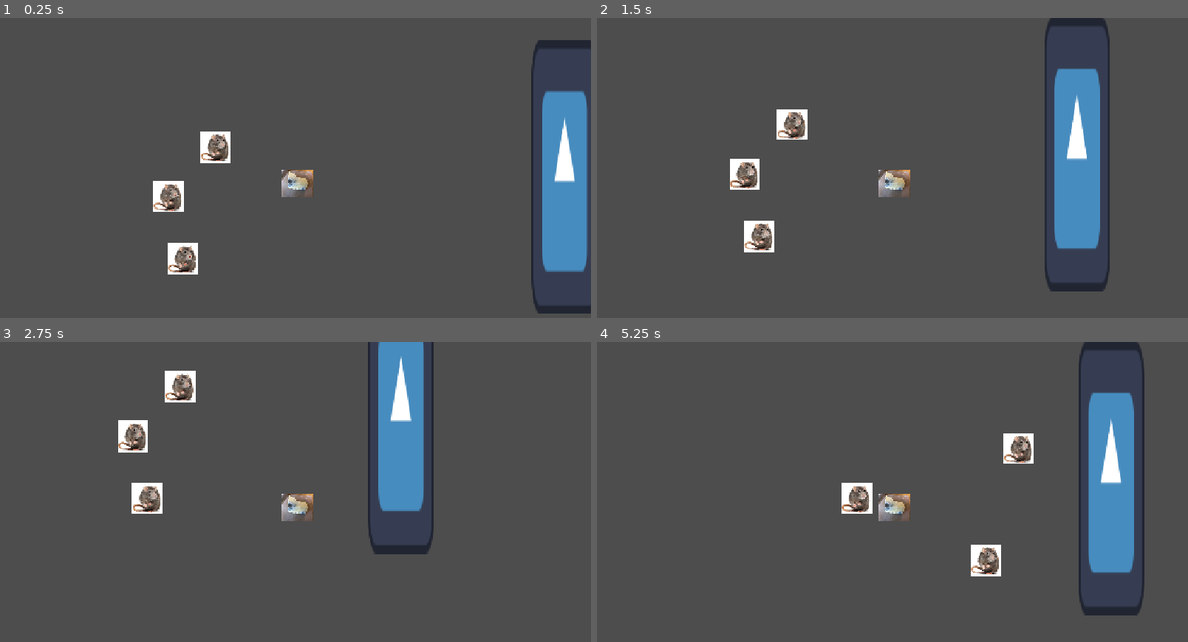
Above: before the commit, frames 1-4 (two rows, left to right).
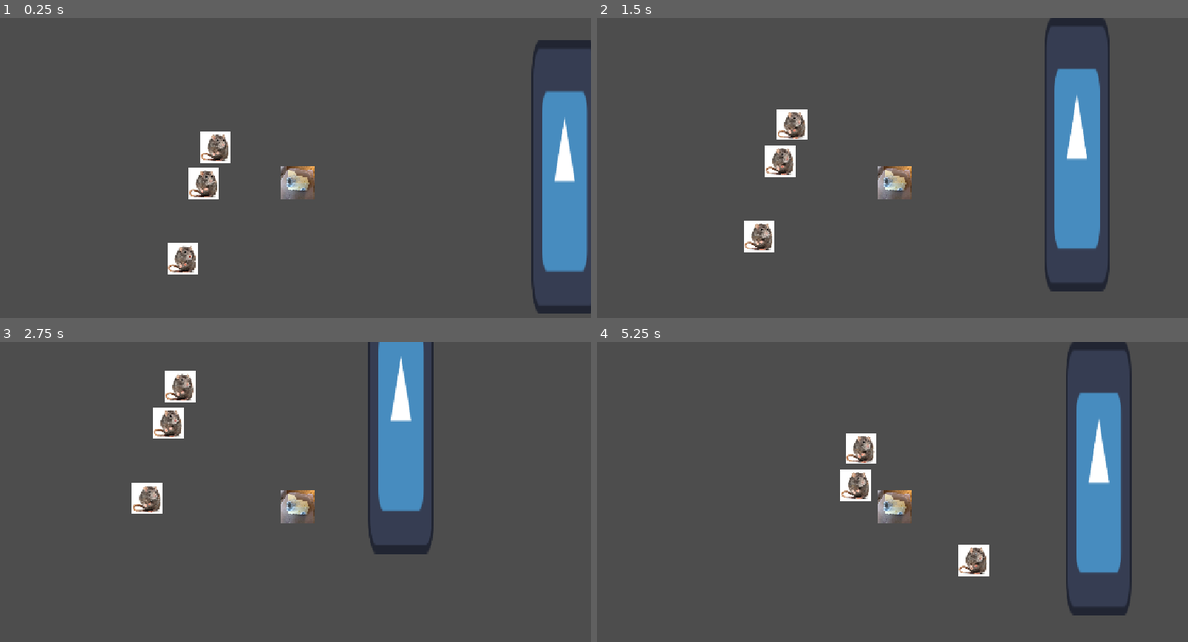
Above: after the commit, the same moments.

Repository: HargreavesJ04/TheBigCheese
Game: Godot game, scene res://Scenes/node_2d.tscn
The game is run twice, just before and just after one commit, with the same random seed, the same clock (stepped at 60 frames per second) and the same inputs. The engine's default icon, where the game draws it, is replaced by a stand-in: a white triangle on a blue panel in a dark square.
Inputs:
- Up to frame 1 (0.25 s): no input
- Up to frame 2 (1.5 s): hold Right (ui_right) 0.53-1.28 s; hold Down (ui_down) from 1.28 s (still down)
- Up to frame 3 (2.75 s): release Down (ui_down) at 2.03 s; hold Right (ui_right) from 2.03 s (still down)
- Up to frame 4 (5.25 s): release Right (ui_right) at 2.78 s; hold Up (ui_up) 2.78-3.53 s; hold Left (ui_left) 3.53-5.03 s; hold Down (ui_down) from 5.03 s (still down)

The runs differ from the first frame. In frame 1, 1.3% of the frame differs, in the area x 25-54%, y 49-65%; in frame 2, 1.3%; in frame 3, 1.2%; in frame 4, 7.0%, in the area x 41-93%, y 0-92%.

Commit message:
Use perception radius for rat alignment
Average nearby rats' velocities within a configurable perception radius. Adjust the player and rat scene transforms, and add a note in the pathfinding script.

Diff:
--- a/the-big-cheese/Scenes/RatFlockingJH.gd
+++ b/the-big-cheese/Scenes/RatFlockingJH.gd
@@ -1,6 +1,7 @@
 extends Node2D
 
 @export var speed = 500;
+@export var perceptionRadius = 200;
 var velocity = Vector2.ZERO
 
 var direction = Vector2.RIGHT
@@ -25,22 +26,23 @@
 	var avgVelocity = Vector2.ZERO
 	var neighbourBoids: int = 0
 
-	if boids != self and boids != targetBoid:
-		if global_position.distance_to(boids.global_position) < 200:
-			avgVelocity.x += boids.velocity.x
-			avgVelocity.y += boids.velocity.y
-			neighbourBoids += 1
+	for boids in boidPopulation:
+		if boids != self and boids != targetBoid:
+			if global_position.distance_to(boids.global_position) < perceptionRadius:
+				avgVelocity.x += boids.velocity.x
+				avgVelocity.y += boids.velocity.y
+				neighbourBoids += 1
 
 #steering boids
 	if neighbourBoids > 0:
+
 		avgVelocity /= neighbourBoids
-
 		avgVelocity = avgVelocity.normalized() * speed
 
 		var steering: Vector2 = avgVelocity - velocity
 		return steering
 
-	return Vector2.ZERO
+	return Vector2.ZERO #return nothing if theres no neighbours
 
 func cohesion() -> void:
 	pass
--- a/the-big-cheese/Scenes/node_2d.tscn
+++ b/the-big-cheese/Scenes/node_2d.tscn
@@ -9,9 +9,10 @@
 
 [node name="Player" parent="." unique_id=576139313 groups=["Walls"] instance=ExtResource("1_j2wod")]
 position = Vector2(1189, 131)
+scale = Vector2(1.0809774, 1.1833177)
 
 [node name="Rat" parent="." unique_id=1674442989 instance=ExtResource("2_v1qfn")]
-position = Vector2(-177, 256)
+position = Vector2(170, 126)
 
 [node name="Rat3" parent="." unique_id=460292245 instance=ExtResource("2_v1qfn")]
 position = Vector2(285, -229)
--- a/the-big-cheese/Scripts/Pathfind.gd
+++ b/the-big-cheese/Scripts/Pathfind.gd
@@ -9,4 +9,6 @@
 	#	Divide world into grid tiles - Every tile with any overlap is not pathable.
 	#	Pathing is more precice a short dist around the agent.
 
+	#hiii guysss hiii its joe hiiiii hiiii hiiii
+
 	return Endpoints
